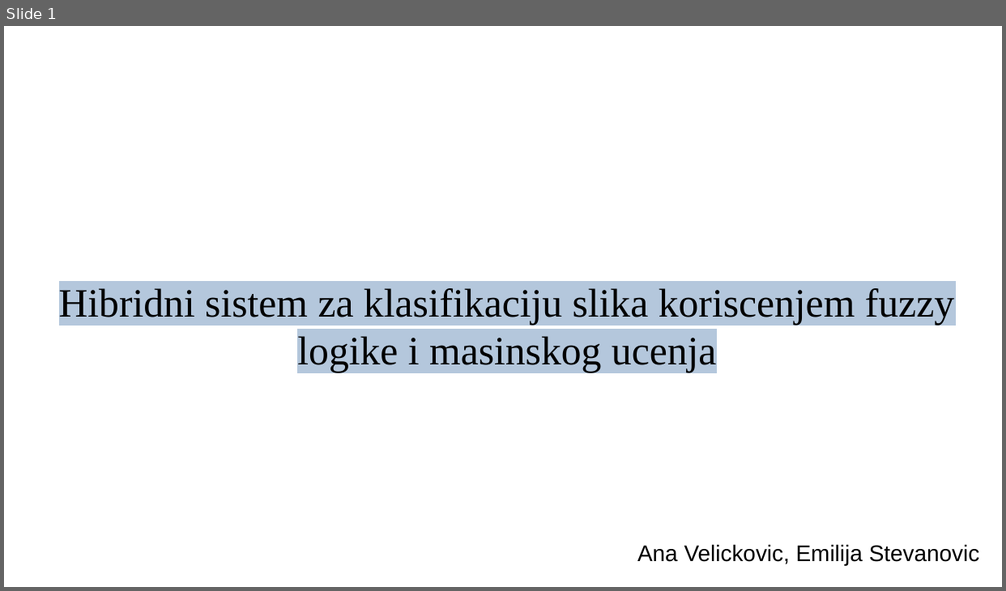
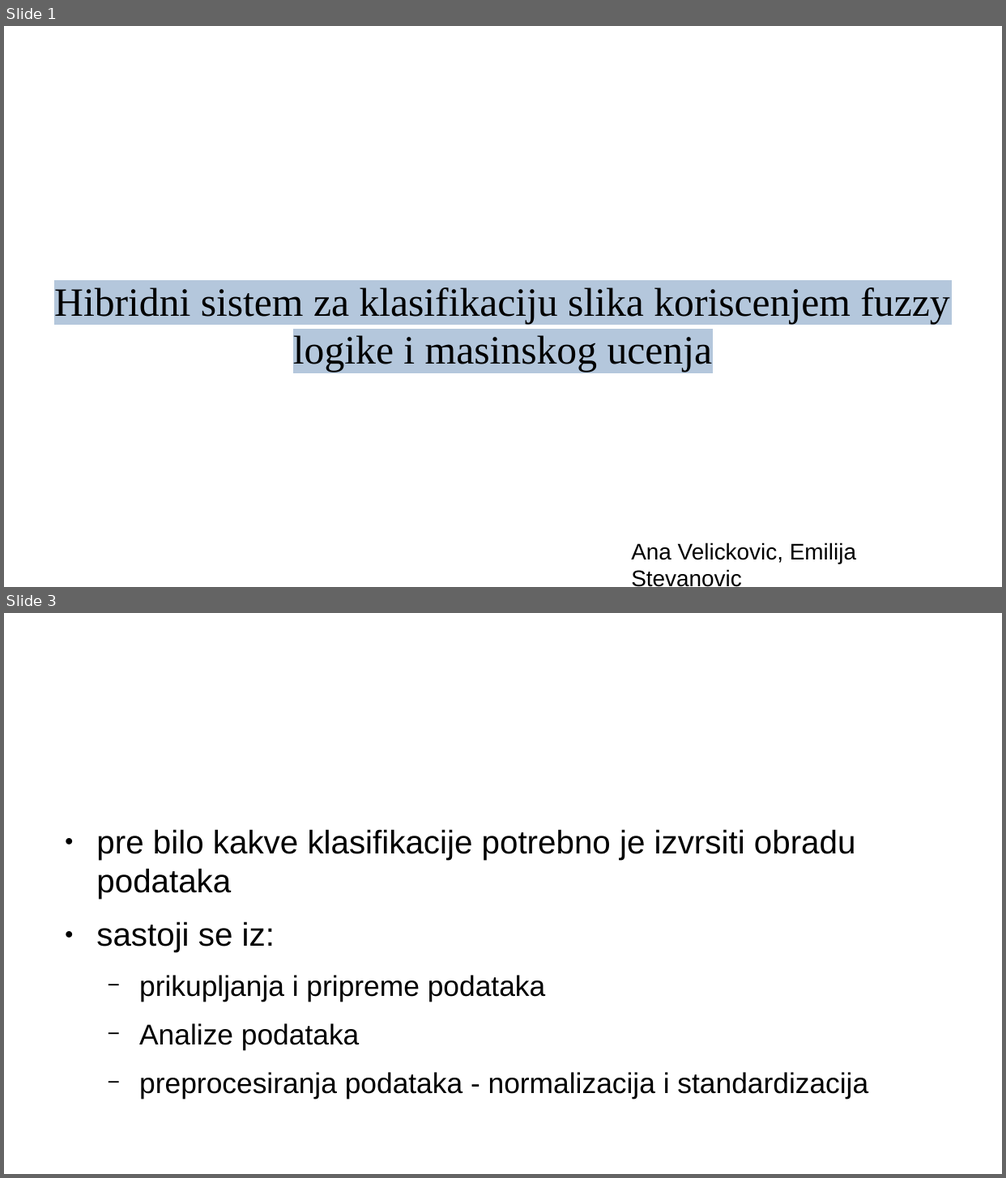
Before and after one commit to VelickovicAna/ri_projekat, a slide deck: prezentacija.odp. Shown one above the other, each under a label of ours: slide 1 before the commit, slides 1 and 3 after it; the slides between them are not shown. The pictures are 1006x591 and 1006x1178 pixels, drawn with LibreOffice and Linux fonts; fonts in the diff are those of the drawing; background and template pictures are left out. Boxes give left, top, right and bottom in pixels: in the first picture for what was removed or moved away, otherwise in the second. Text is boxed around its words. In the diff, an @@ line names an element or a change of style, - is before the commit and + after.

```diff
--- a/prezentacija.odp
+++ b/prezentacija.odp
@@ slide 3 added at <box>4,613,1002,1174</box>, background #FFFFFF @@
@@ text added at <box>96,829,868,1099</box>, 22.8 pt, text #000000 @@
+● pre bilo kakve klasifikacije potrebno je izvrsiti obradu podataka
+● sastoji se iz:
+  − prikupljanja i pripreme podataka
+  − Analize podataka
+  − preprocesiranja podataka - normalizacija i standardizacija
@@ title added at <box>96,868,231,899</box>, 35.7 pt, text #FFFFFF @@
+Obrada podataka
@@ slide 1 changed as well @@
@@ subtitle "Hibridni sistem za klasifikaciju slika ...": place and size @@
-subtitle "Hibridni sistem za klasifikaciju slika ..." at <box>59,288,954,373</box>
+subtitle "Hibridni sistem za klasifikaciju slika ..." at <box>54,288,949,373</box>
@@ text "Ana Velickovic, Emilija Stevanovic" rewrapped from <box>637,544,980,565</box> to <box>631,543,856,587</box> @@
```
Also in this commit, not shown: 7 other slides added, 13 slides removed.
